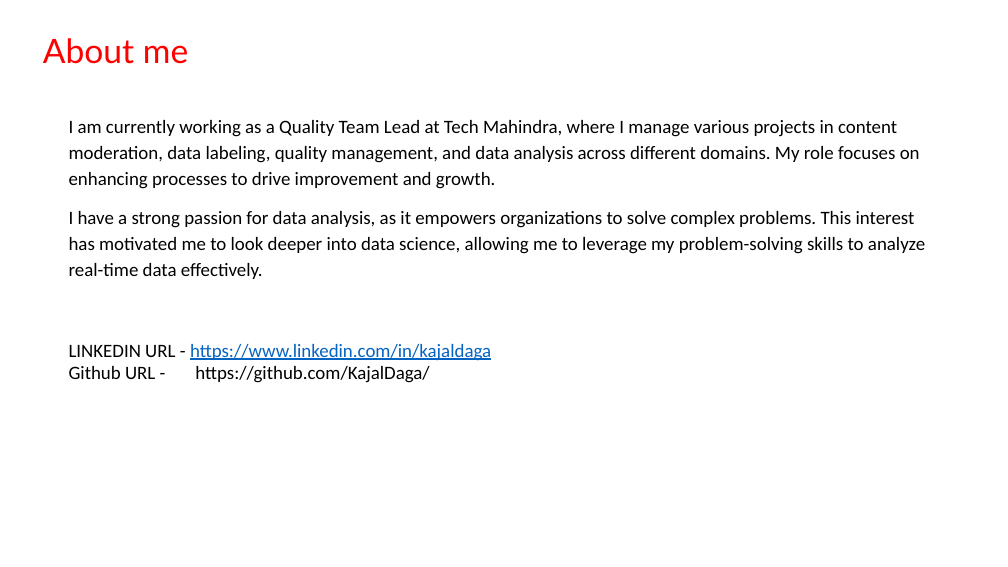
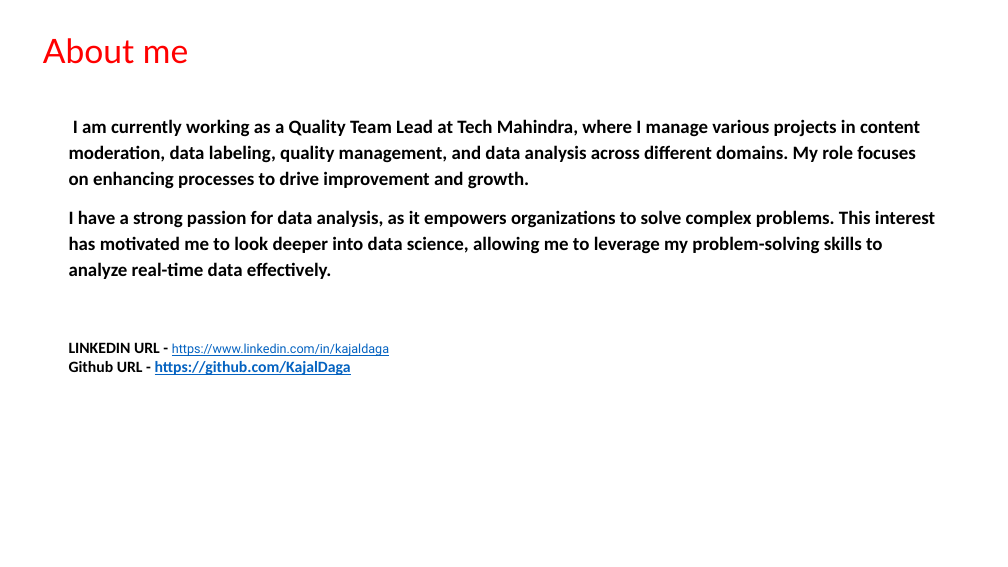
Before and after one commit to KajalDaga/AMCAT-Analysis, a slide deck: slide 2 of Innomatics_Project_AMCAT_Analysis.pptx. Drawn at 1008x567 pixels with LibreOffice and Linux fonts; fonts in the diff are those of the drawing; background and template pictures are left out. Boxes give left, top, right and bottom in pixels: in the first picture for what was removed or moved away, otherwise in the second. Text is boxed around its words. In the diff, an @@ line names an element or a change of style, - is before the commit and + after.

```diff
--- a/Innomatics_Project_AMCAT_Analysis.pptx
+++ b/Innomatics_Project_AMCAT_Analysis.pptx
@@ text at <box>69,119,935,356</box>: bold on in "I am currently working as a Quality ...", "I have a strong passion for data ...", "LINKEDIN URL -"; size 18 to 15 pt in "LINKEDIN URL -"; size 18 to 12 pt, font Calibri to Roboto in "https://www.linkedin.com/in/kajaldaga" @@
@@ text at <box>69,361,351,375</box>: text changed; size 18 to 15 pt; text colour #000000 to #0563C1; bold on @@
-Github URL - https://github.com/KajalDaga/
+Github URL - https://github.com/KajalDaga
```
Also in this commit, not shown: 4 other slides changed, 1 other file.
